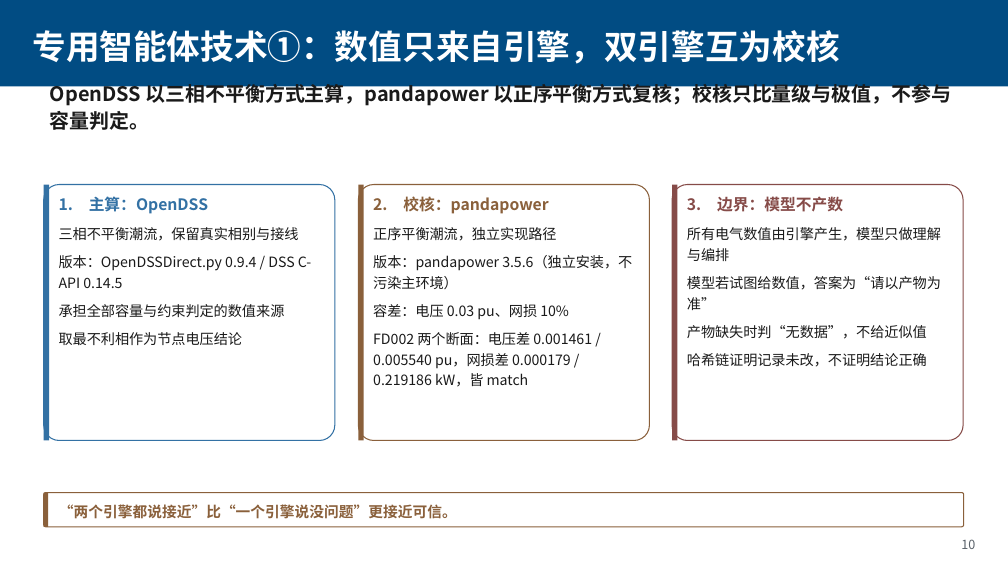
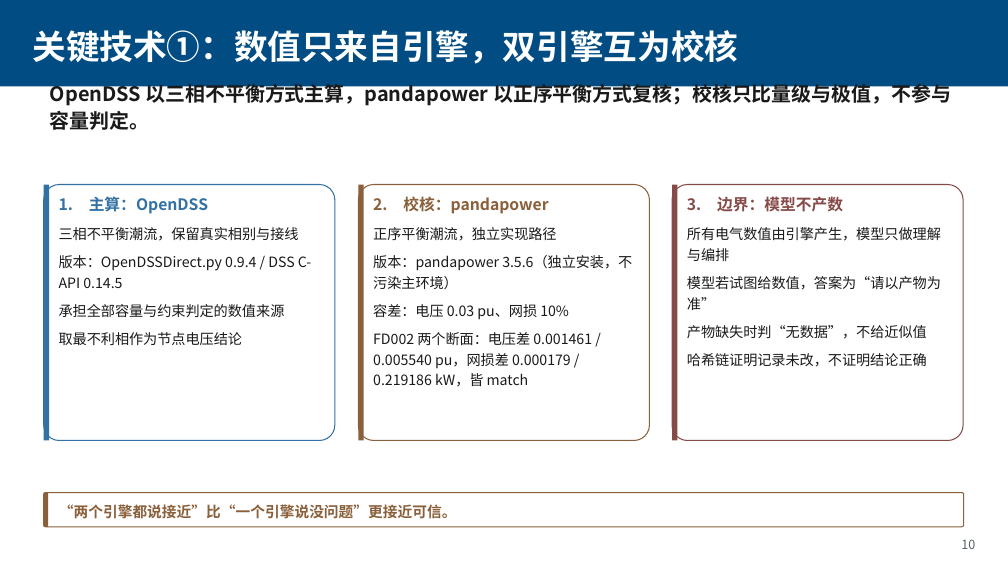
Before and after one commit to Coba1t-4U/hc-capacity-agent, a slide deck: slide 10 of docs/配网承载力智能体.pptx. Drawn at 1008x567 pixels with LibreOffice and Linux fonts; fonts in the diff are those of the drawing. Boxes give left, top, right and bottom in pixels: in the first picture for what was removed or moved away, otherwise in the second. Text is boxed around its words. In the diff, an @@ line names an element or a change of style, - is before the commit and + after.

Commit message:
PPT 逐页题头对齐模板：业务痛点①②、平台定位、执行链路、关键技术、产品界面、案例、提升效率、应用边界、结论

```diff
--- a/docs/配网承载力智能体.pptx
+++ b/docs/配网承载力智能体.pptx
@@ text at [32,30,738,64]: text changed @@
-专用智能体技术①：数值只来自引擎，双引擎互为校核
+关键技术①：数值只来自引擎，双引擎互为校核
```
Also in this commit, not shown: 21 other slides changed, 1 other file.
